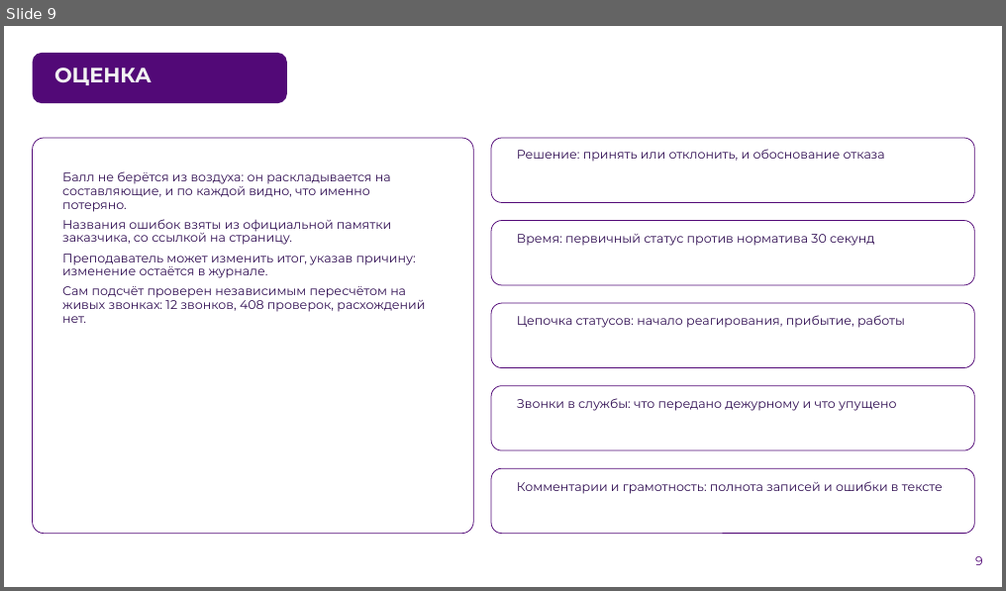
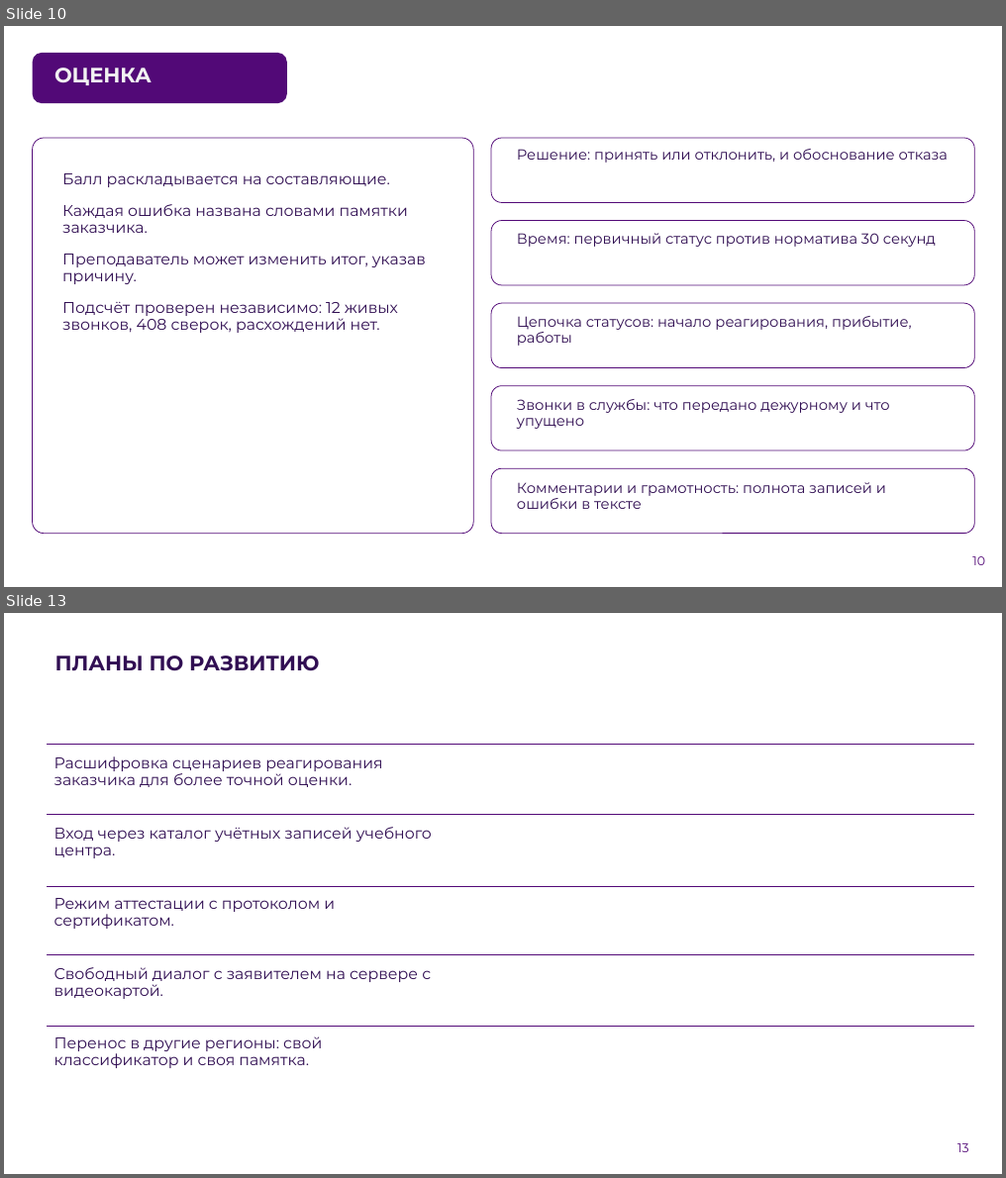
Before and after one commit to Vadik145-beep/lct-112-simulator, a slide deck: docs/presentation/ЛЦТ2026_Ультратех_задача9.pptx. Shown one above the other, each under a label of ours: slide 9 before the commit, slides 10 and 13 after it; the slides between them are not shown. The pictures are 1006x591 and 1006x1178 pixels, drawn with LibreOffice and Linux fonts; fonts in the diff are those of the drawing; background and template pictures are left out. Boxes give left, top, right and bottom in pixels: in the first picture for what was removed or moved away, otherwise in the second. Text is boxed around its words. In the diff, an @@ line names an element or a change of style, - is before the commit and + after.

```diff
--- a/docs/presentation/ЛЦТ2026_Ультратех_задача9.pptx
+++ b/docs/presentation/ЛЦТ2026_Ультратех_задача9.pptx
@@ slide 13 added at [4,613,1002,1174], background picture (left out) @@
@@ title added at [55,656,319,671], 20 pt, text #310F53, bold @@
+ПЛАНЫ ПО РАЗВИТИЮ
@@ line added from (47, 744) to (975, 744), #520977 1 pt @@
@@ text added at [54,757,382,787], 15 pt, text #310F53 @@
+Расшифровка сценариев реагирования заказчика для более точной оценки.
@@ line added from (47, 815) to (975, 815), #520977 1 pt @@
@@ text added at [54,827,432,859], 15 pt, text #310F53 @@
+Вход через каталог учётных записей учебного центра.
@@ line added from (47, 887) to (975, 887), #520977 1 pt @@
@@ text added at [54,898,335,929], 15 pt, text #310F53 @@
+Режим аттестации с протоколом и сертификатом.
@@ line added from (47, 956) to (975, 956), #520977 1 pt @@
@@ text added at [54,967,431,999], 15 pt, text #310F53 @@
+Свободный диалог с заявителем на сервере с видеокартой.
@@ line added from (47, 1026) to (975, 1026), #520977 1 pt @@
@@ text added at [54,1037,322,1068], 15 pt, text #310F53 @@
+Перенос в другие регионы: свой классификатор и своя памятка.
@@ page number added at [957,1144,969,1153], 12 pt, text #520977 @@
+13
@@ what was slide 9 is now slide 10 @@
@@ slide 10 changed as well @@
@@ text at [62,174,426,333]: text changed; size 12 to 15 pt @@
-Балл не берётся из воздуха: он раскладывается на составляющие, и по каждой видно, что именно потеряно.
-Названия ошибок взяты из официальной памятки заказчика, со ссылкой на страницу.
-Преподаватель может изменить итог, указав причину: изменение остаётся в журнале.
-Сам подсчёт проверен независимым пересчётом на живых звонках: 12 звонков, 408 проверок, расхождений нет.
+Балл раскладывается на составляющие.
+Каждая ошибка названа словами памятки заказчика.
+Преподаватель может изменить итог, указав причину.
+Подсчёт проверен независимо: 12 живых звонков, 408 сверок, расхождений нет.
@@ size 12 to 14 pt; more space between paragraphs in 5 elements at [517,149,947,163], [517,233,936,247], [517,316,912,346], [517,399,890,429], [517,482,886,509] @@
@@ page number at [972,557,985,566]: text changed @@
-9
+10
```
Also in this commit, not shown: 11 other slides changed, 4 other slides added, 1 other file.
